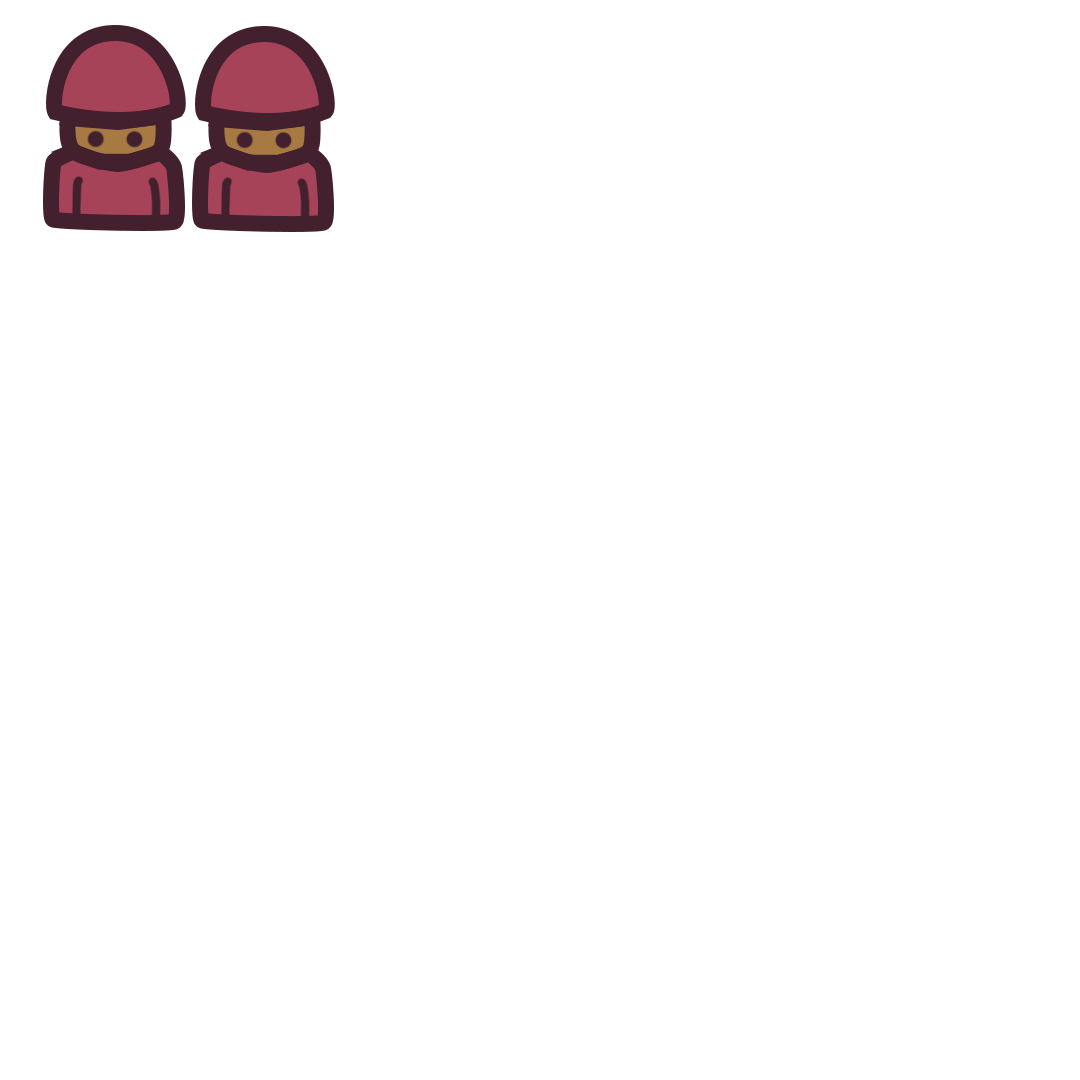
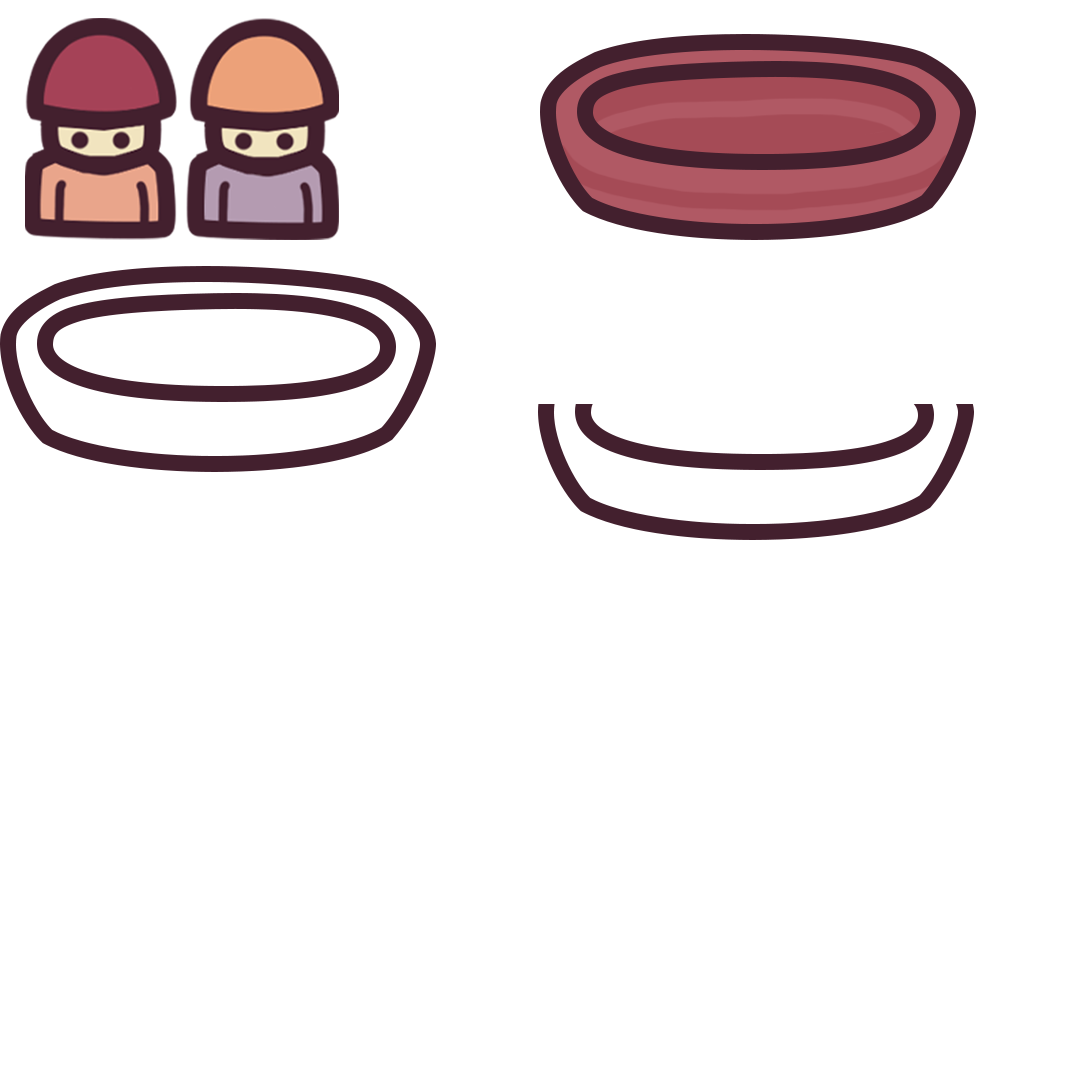
Layers edited between the first and the second 1080 x 1080 image:
added layer "Sample Boat Outline" above "boat level 1" over (0, 266, 436, 472)
added group "boat level 1" with 3 layers above "boat drivers" over (538, 34, 976, 540)
added layer "Layer 2 outline" in group "boat level 1" over (538, 404, 974, 540)
added layer "Boat Lvl 1 full outline" in group "boat level 1" over (540, 34, 976, 240)
moved "color" (in "boat level 1") into group "boat level 1", painted on it over (48, 33, 966, 229)
removed group "Right Character" (8 layers) over (192, 26, 335, 232)
removed group "Head" (2nd of 2, in "Right Character") (3 layers) from group "Right Character" over (195, 26, 335, 173)
removed layer "outline" (2nd of 2, in "Right Character" › "Head") from group "Head" over (195, 26, 335, 129)
removed group "Body" (2nd of 2, in "Right Character") (2 layers) from group "Right Character" over (192, 145, 334, 232)
removed layer "Shape 2" (2nd of 2, in "Right Character" › "Body") from group "Body" over (192, 145, 334, 232)
removed layer "color" (2nd of 2, in "Right Character") from group "Right Character" over (197, 34, 327, 222)
removed group "Left Character" (8 layers) over (43, 25, 186, 231)
removed group "Head" (1st of 2, in "Left Character") (3 layers) from group "Left Character" over (46, 25, 186, 172)
removed layer "outline" (1st of 2, in "Left Character" › "Head") from group "Head" over (46, 25, 186, 128)
removed group "Body" (1st of 2, in "Left Character") (2 layers) from group "Left Character" over (43, 144, 185, 231)
removed layer "Shape 2" (1st of 2, in "Left Character" › "Body") from group "Body" over (43, 144, 185, 231)
added group "Plater" with 2 layers over (25, 18, 339, 240)
added layer "Left Character" (in "Plater") in group "Plater" over (25, 18, 177, 240)
added layer "Right Character" (in "Plater") in group "Plater" over (186, 18, 339, 240)
…and 6 more changes (6 removed)
